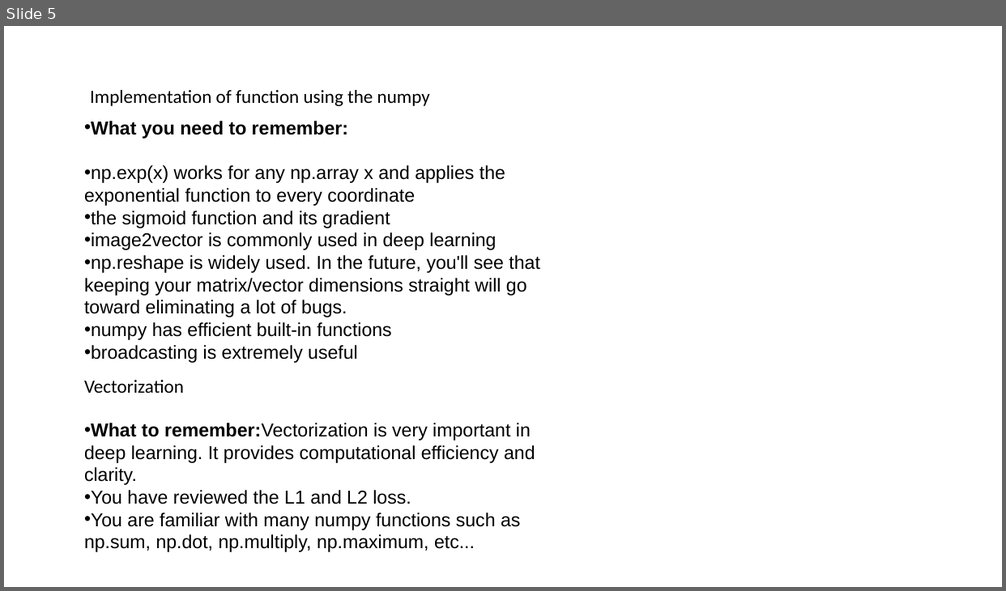
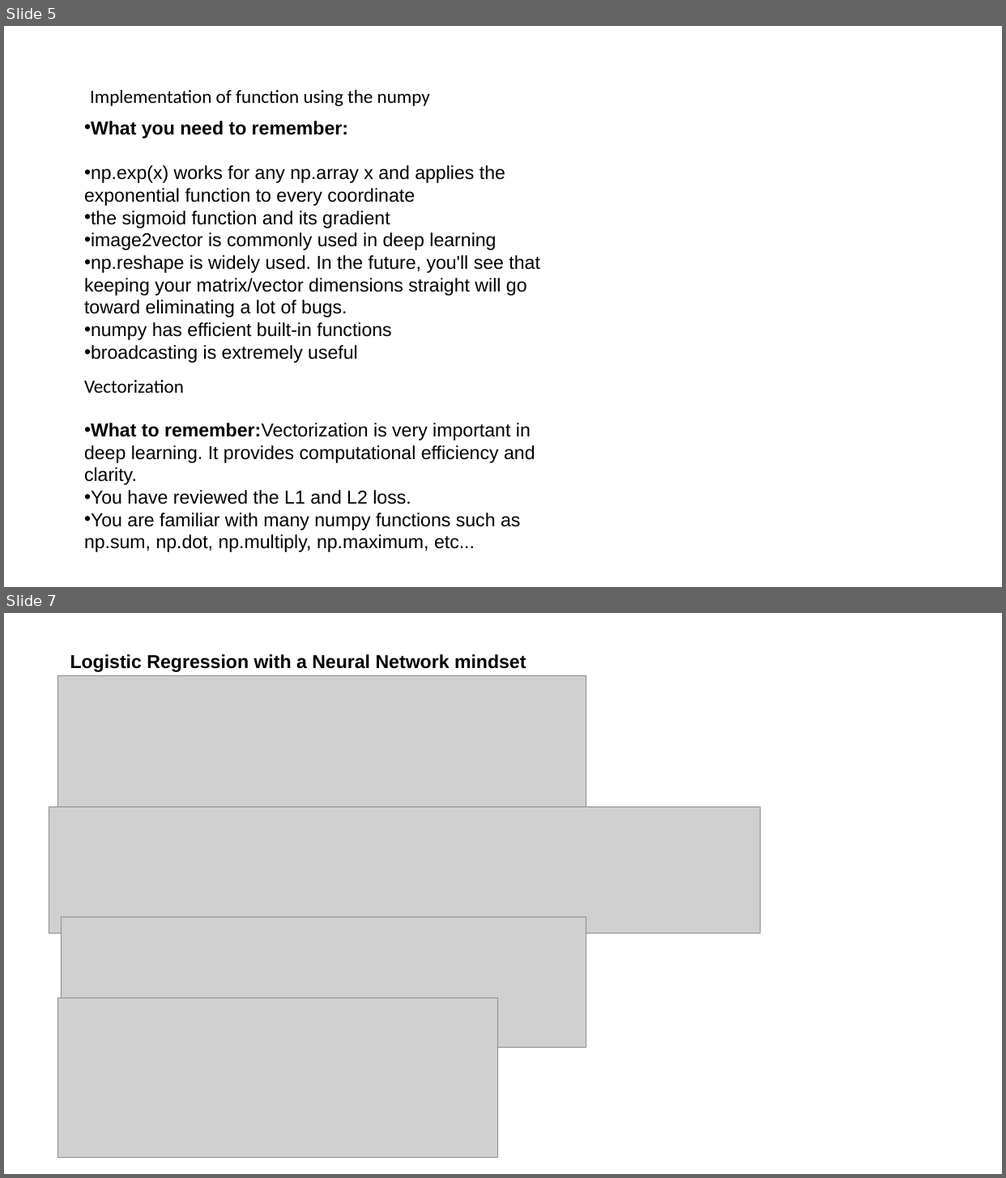
Before and after one commit to kiran2706/Neuro_Level_1, a slide deck: week_2/notes.pptx. Shown one above the other, each under a label of ours: slide 5 before the commit, slides 5 and 7 after it; the slides between them are not shown. The pictures are 1006x591 and 1006x1178 pixels, drawn with LibreOffice and Linux fonts; fonts in the diff are those of the drawing; grey boxes stand for pictures. Boxes give left, top, right and bottom in pixels: in the first picture for what was removed or moved away, otherwise in the second. Text is boxed around its words. In the diff, an @@ line names an element or a change of style, - is before the commit and + after.

```diff
--- a/week_2/notes.pptx
+++ b/week_2/notes.pptx
@@ slide 7 added at bbox=[4, 613, 1002, 1174], background #FFFFFF @@
@@ text added at bbox=[70, 654, 526, 672], 18 pt, text #000000, bold @@
+Logistic Regression with a Neural Network mindset
@@ picture added at bbox=[58, 676, 586, 807] @@
@@ picture added at bbox=[49, 807, 760, 934] @@
@@ picture added at bbox=[61, 917, 586, 1048] @@
@@ picture added at bbox=[58, 998, 498, 1158] @@
```
Also in this commit, not shown: 2 other slides added.
